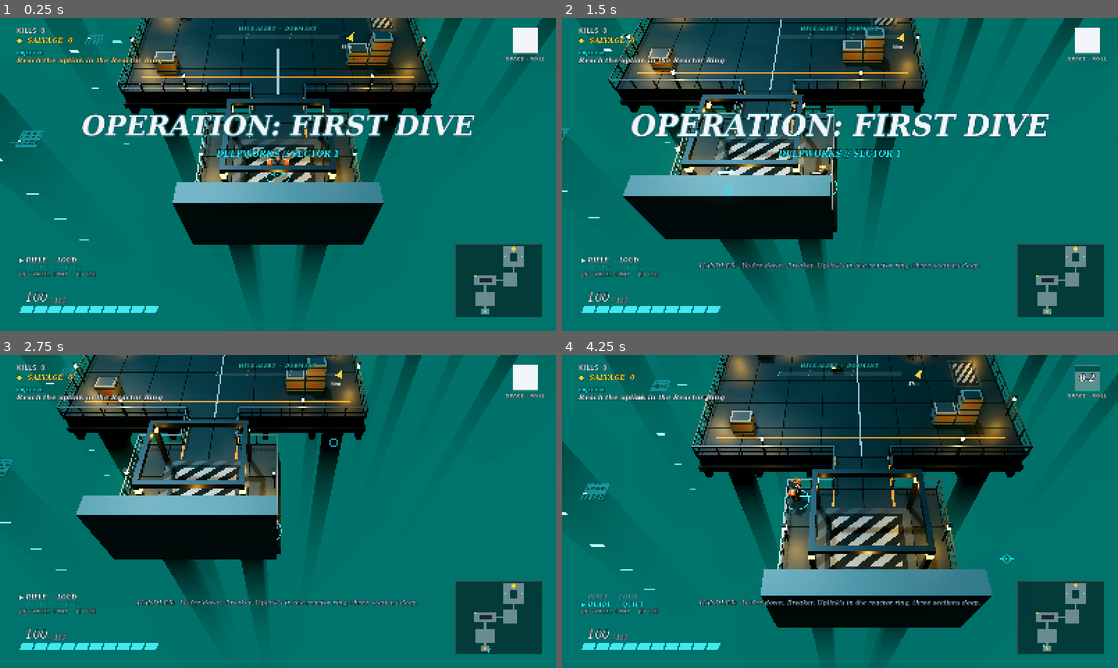
Above: before the commit, frames 1-4 (two rows, left to right).
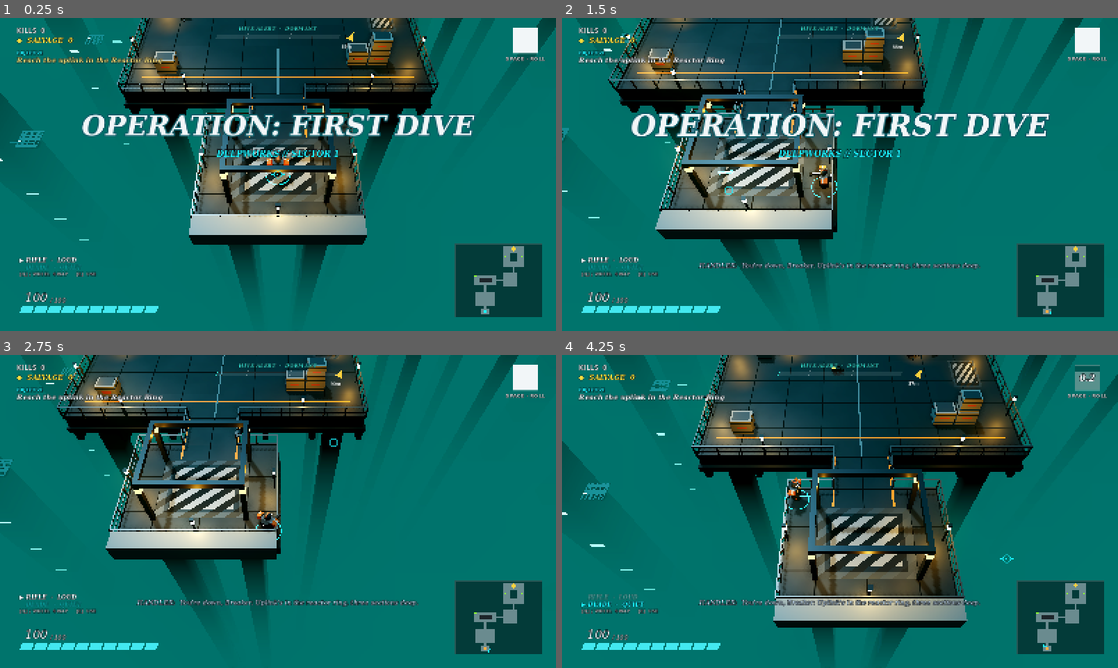
Above: after the commit, the same moments.

Repository: aronew/Combat
Game: Godot game, scene res://scenes/main.tscn
The game is run twice, just before and just after one commit, with the same random seed, the same clock (stepped at 60 frames per second) and the same inputs.
Inputs (mouse positions are in pixels of both pictures, inside the frame that each line leads up to):
- Up to frame 1 (0.25 s): no input
- Up to frame 2 (1.5 s): tap Enter at 0.5 s; move the mouse to (962, 158) at 0.52 s; hold D (move_right) 0.53-1.28 s; tap Space (dash) at 0.6 s; click (962, 158) at 0.67 s; move the mouse to (728, 190) at 1.27 s; hold S (move_down) from 1.28 s (still down); click (728, 190) at 1.35 s
- Up to frame 3 (2.75 s): move the mouse to (333, 442) at 2.02 s; release S (move_down) at 2.03 s; hold D (move_right) from 2.03 s (still down); tap E (interact) at 2.1 s
- Up to frame 4 (4.25 s): move the mouse to (812, 574) at 2.77 s; release D (move_right) at 2.78 s; hold W (move_up) 2.78-3.53 s; tap Q (swap_weapon) at 2.85 s; click (812, 574) at 2.92 s; move the mouse to (1006, 558) at 3.52 s; hold A (move_left) from 3.53 s (still down); tap Space (dash) at 3.6 s

The runs differ from the first frame. In frame 1, 6.1% of the frame differs, in the area x 31-69%, y 9-70%; in frame 2, 6.0%; in frame 3, 5.7%; in frame 4, 6.2%, in the area x 35-78%, y 0-85%.

Commit message:
Polish: teal void fog, dimmer uplink ring, quieter rifle, low lift housing
- Void fog emission retuned after A/B renders (dark emission tipped the
  void green); lamps scatter less into the fog
- Uplink zone ring and white floor lines no longer glow like lasers
- Rifle adds 0.5 alert per shot (was 1.3): ~10 s of fire reaches HUNTING
- BLOCKED popups rate-limited; lift housing kept below the camera line
- Autoplay stall detector accounts for big melee enemies

Co-Authored-By: Claude Opus 5.5 <noreply@anthropic.com>
Claude-Session: https://claude.ai/code/session_01QWKpnCzBbynjYCzEk5fHWZ

Diff:
--- a/scripts/debug_autoplay.gd
+++ b/scripts/debug_autoplay.gd
@@ -215,7 +215,7 @@
 		var rec = _stall.get(id)
 		if rec == null or e.global_position.distance_to(rec[0]) > 0.75:
 			_stall[id] = [e.global_position, _t]
-		elif _t - rec[1] >= 3.0 and Game.player and e.global_position.distance_to(Game.player.global_position) > 2.5:
+		elif _t - rec[1] >= 3.0 and Game.player and e.global_position.distance_to(Game.player.global_position) > 2.5 + e.contact_range * Enemy.TIER_SCALE[e.tier] + e.get_hit_radius():
 			print("   [stall] %s stuck %.1fs at %s (room %s)" % [e.type_id, _t - rec[1], e.global_position.snapped(Vector3.ONE * 0.1), Game.level.room_of(e.global_position)])
 	for id in _stall.keys():
 		if not seen.has(id):
--- a/scripts/fx.gd
+++ b/scripts/fx.gd
@@ -141,7 +141,7 @@
 func on_blocked(pos: Vector3, direction: Vector3) -> void:
 	spark(pos, Color("3aa0ff"), -direction)
 	var now := Time.get_ticks_usec()
-	if now - _last_block_usec > 250000:
+	if now - _last_block_usec > 600000:
 		_last_block_usec = now
 		text_popup(pos + Vector3.UP * 0.6, "BLOCKED", Color("6fb6ff"), 0.8)
 
--- a/scripts/level/level.gd
+++ b/scripts/level/level.gd
@@ -20,7 +20,7 @@
 @export var lamp_energy := 3.2
 @export var lamp_range := 7.0
 @export var lamp_emission := 6.0
-@export var lamp_fog_energy := 1.5
+@export var lamp_fog_energy := 0.7
 
 @export_group("Room lighting")
 @export var lift_lamp_color := Color("ffae45")
@@ -32,8 +32,8 @@
 @export_group("Void")
 @export var void_fog_density := 0.04
 @export var void_fog_top := -2.5
-@export var void_fog_albedo := Color("b4dcd8")
-@export var void_fog_emission := Color("127078")
+@export var void_fog_albedo := Color("a8ccd2")
+@export var void_fog_emission := Color("10667a")
 
 const ROOMS := [
 	{"id": &"lift", "name": "Drop Lift", "rect": Rect2(-5, 12, 10, 8)},
@@ -465,9 +465,9 @@
 	_kit.hazard_panel(Vector2(6.0, 5.0), Vector3(lift_position.x, 0, lift_position.z))
 	_kit.guide_line(Vector3(-2.0, 0, 9.0), Vector3(-2.0, 0, 13.4))
 	_kit.guide_line(Vector3(2.0, 0, 9.0), Vector3(2.0, 0, 13.4))
-	# Lift shaft housing behind the pad.
-	_kit.box(Vector3(10.0, 5.0, 1.2), Vector3(0, 2.0, r.end.y + 0.6), _kit.mats.machine, true)
-	_kit.box(Vector3(6.0, 0.18, 0.06), Vector3(0, 3.6, r.end.y - 0.02), _kit.mats.amber_strip, false, 0.0, false)
+	# Low lift winch housing behind the pad (kept low so it never blocks the camera).
+	_kit.box(Vector3(10.0, 1.4, 1.2), Vector3(0, 0.2, r.end.y + 0.6), _kit.mats.machine, true)
+	_kit.box(Vector3(6.0, 0.12, 0.06), Vector3(0, 0.7, r.end.y - 0.02), _kit.mats.amber_strip, false, 0.0, false)
 
 
 func _dress_deck(r: Rect2) -> void:
--- a/scripts/level/level_kit.gd
+++ b/scripts/level/level_kit.gd
@@ -59,7 +59,7 @@
 	mats.rail_red = std(Color("7a2a26"), 0.6, 0.45)
 	mats.rail_dark = std(Color("3a4047"), 0.7, 0.5)
 	mats.guide = std(Color("e8731e"), 0.1, 0.5, Color("e8731e"), 0.5)
-	mats.guide_white = std(Color("c9cfd4"), 0.1, 0.5, Color("c9cfd4"), 0.25)
+	mats.guide_white = std(Color("8a9197"), 0.1, 0.6)
 	mats.lamp_post = std(Color("2c3136"), 0.7, 0.45)
 	mats.crate = std(Color("9aa2a8"), 0.25, 0.55)
 	mats.crate_dark = std(Color("40474e"), 0.5, 0.5)
--- a/scripts/mission.gd
+++ b/scripts/mission.gd
@@ -269,8 +269,8 @@
 	_zone_mat = ShaderMaterial.new()
 	_zone_mat.shader = shader
 	_zone_mat.set_shader_parameter("tint", Color("19f4ff"))
-	_zone_mat.set_shader_parameter("energy", 2.5)
-	_zone_mat.set_shader_parameter("fade", 0.8)
+	_zone_mat.set_shader_parameter("energy", 1.1)
+	_zone_mat.set_shader_parameter("fade", 0.55)
 	_zone_ring.material_override = _zone_mat
 	_zone_ring.cast_shadow = GeometryInstance3D.SHADOW_CASTING_SETTING_OFF
 	_zone_ring.top_level = true
